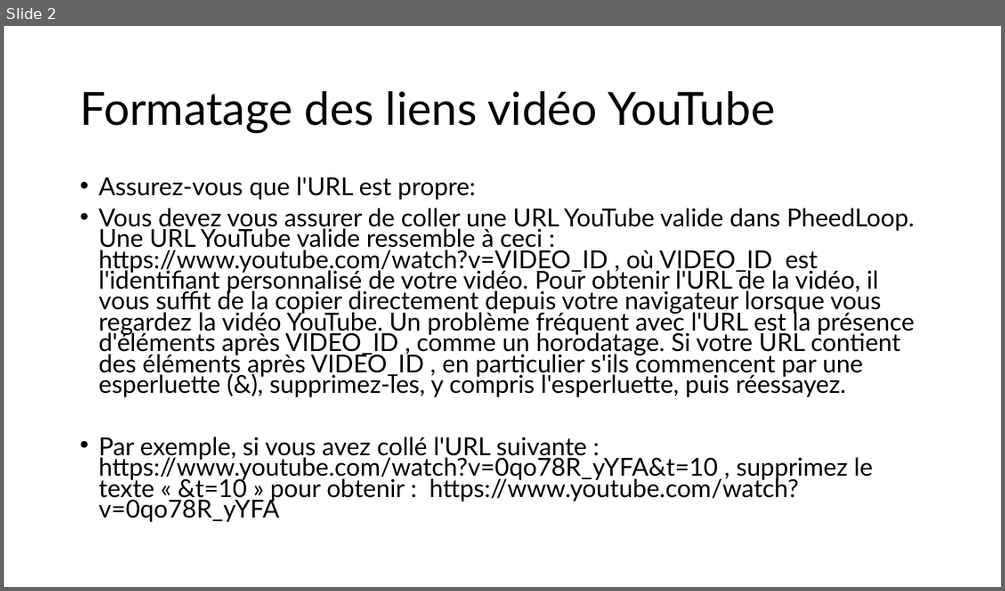
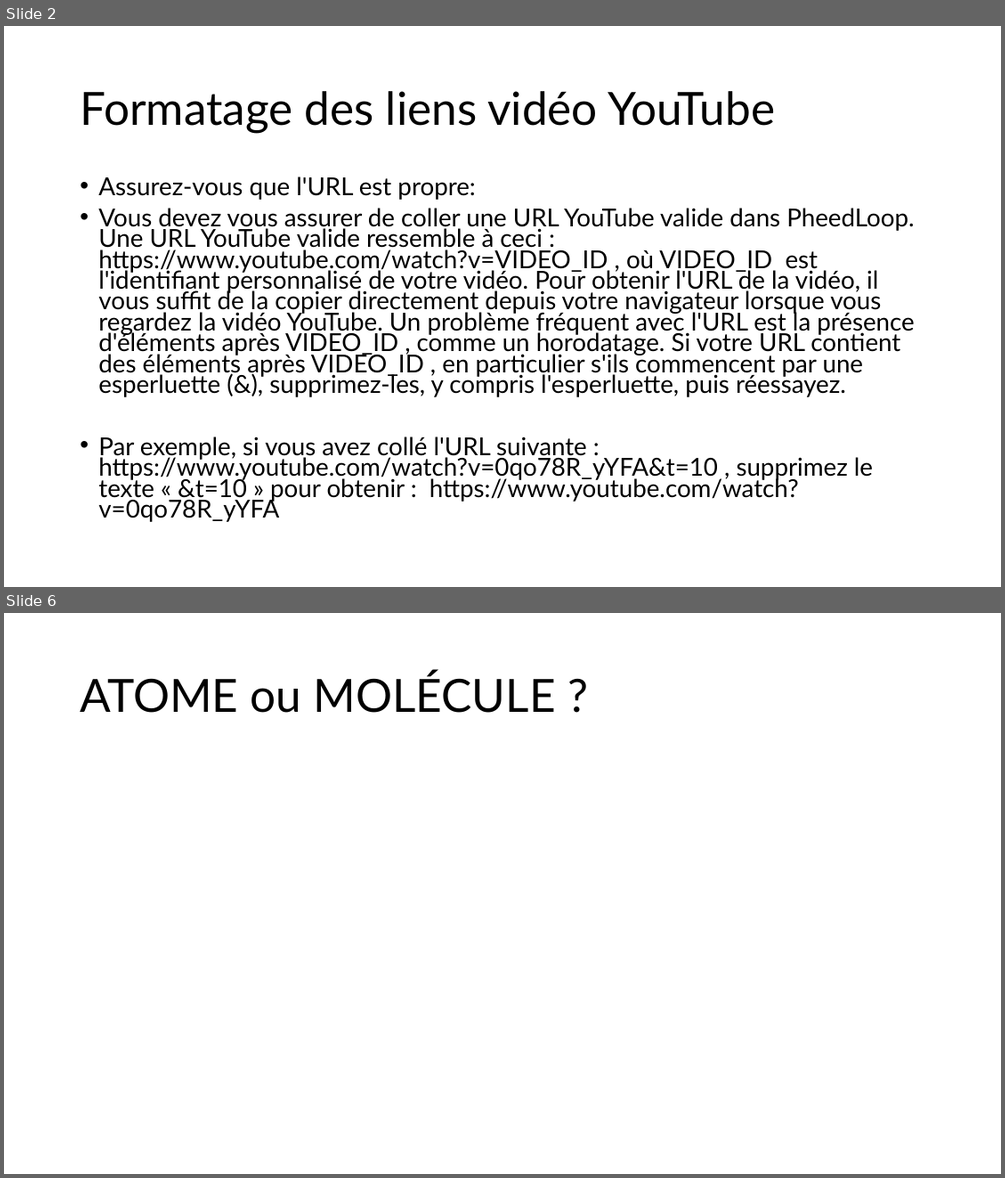
Before and after one commit to Djamelikra/Office-Automation, a slide deck: Pending/Prolegomenes_ATOME.pptx. Shown one above the other, each under a label of ours: slide 2 before the commit, slides 2 and 6 after it; the slides between them are not shown. The pictures are 1005x591 and 1005x1178 pixels, drawn with LibreOffice and Linux fonts; fonts in the diff are those of the drawing. Boxes give left, top, right and bottom in pixels: in the first picture for what was removed or moved away, otherwise in the second. Text is boxed around its words. In the diff, an @@ line names an element or a change of style, - is before the commit and + after.

```diff
--- a/Pending/Prolegomenes_ATOME.pptx
+++ b/Pending/Prolegomenes_ATOME.pptx
@@ slide 6 added at <box>4,613,1001,1174</box>, background #FFFFFF @@
@@ title added at <box>80,672,556,713</box>, 44 pt, text #000000 @@
+ATOME ou MOLÉCULE ?
```
Also in this commit, not shown: 2 slides changed, 2 other slides added.
